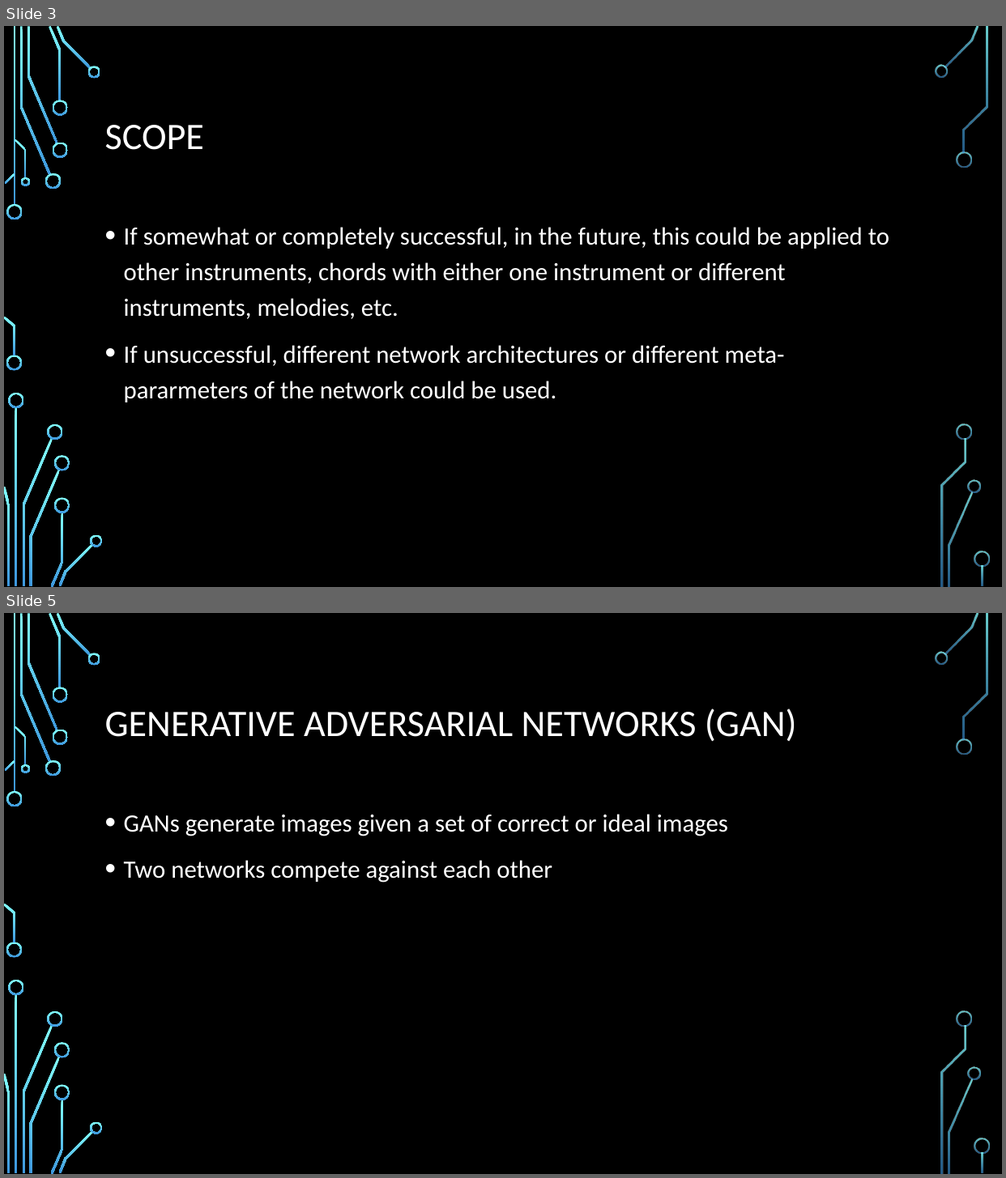
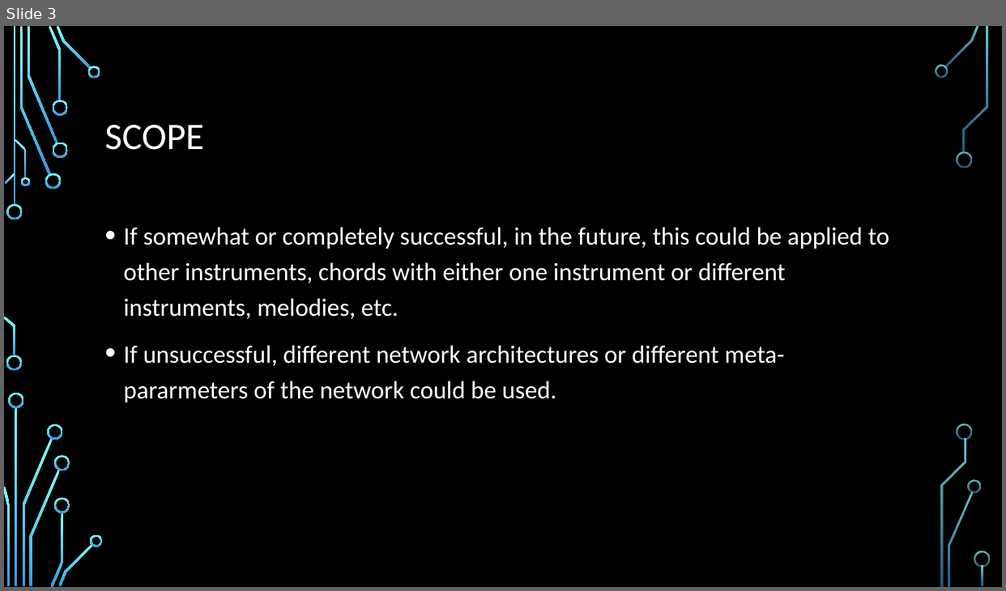
Before and after one commit to tinzh/machine-learning-tone-generation, a slide deck: firstPresentationWithDigitalFlowchart.pptx. Shown one above the other, each under a label of ours: slides 3 and 5 before the commit, slide 3 after it; the slides between them are not shown. The pictures are 1006x1178 and 1006x591 pixels, drawn with LibreOffice and Linux fonts; fonts in the diff are those of the drawing; background and template pictures are left out. Boxes give left, top, right and bottom in pixels: in the first picture for what was removed or moved away, otherwise in the second. Text is boxed around its words. In the diff, an @@ line names an element or a change of style, - is before the commit and + after.

```diff
--- a/firstPresentationWithDigitalFlowchart.pptx
+++ b/firstPresentationWithDigitalFlowchart.pptx
@@ slide 5 removed at <box>4,613,1002,1174</box>, background picture (left out); not listed: 36 template elements that a slide beside it also shows @@
@@ title removed at <box>105,709,797,742</box> @@
-GENERATIVE ADVERSARIAL NETWORKS (GAN)
@@ text removed at <box>124,814,728,883</box> @@
-• GANs generate images given a set of correct or ideal images
-• Two networks compete against each other
```
Also in this commit, not shown: 3 slides changed, 2 slides added, 1 other slide removed, 2 other files.
